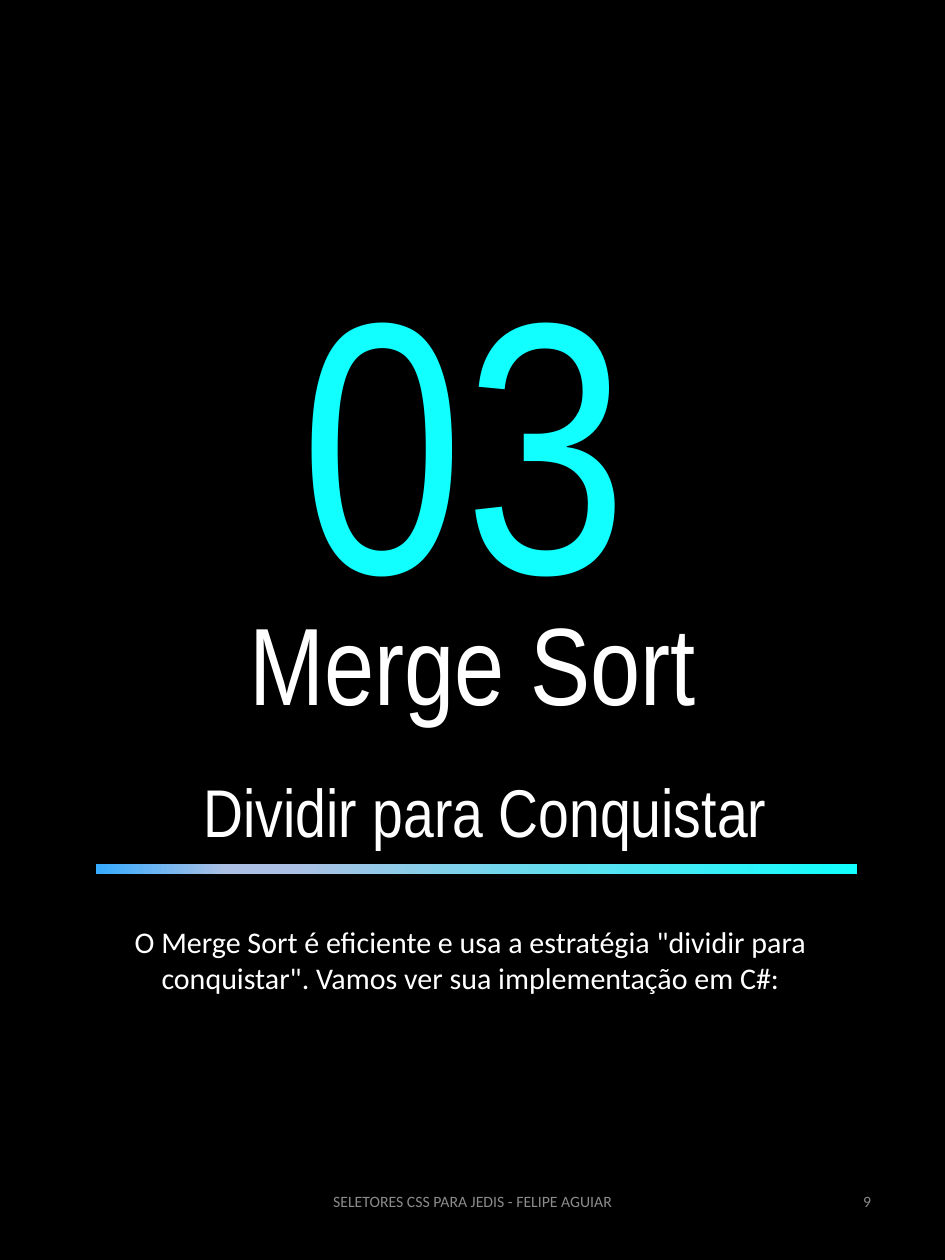
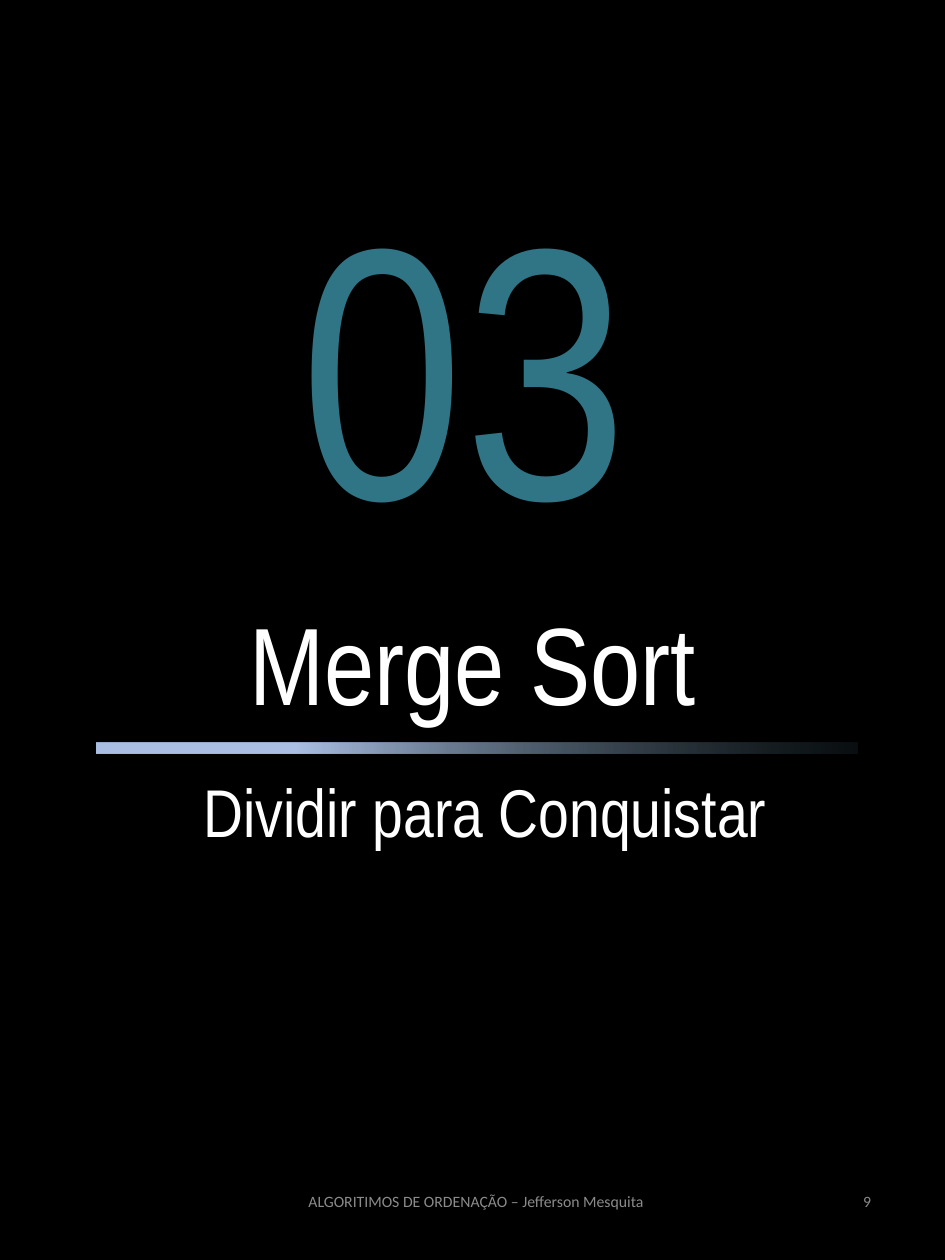
Before and after one commit to jsmesquita/prompts-recipe-to-create-a-ebook, a slide deck: slide 9 of output/ebook - template.pptx. Drawn at 945x1260 pixels with LibreOffice and Linux fonts; fonts in the diff are those of the drawing. Boxes give left, top, right and bottom in pixels: in the first picture for what was removed or moved away, otherwise in the second. Text is boxed around its words. In the diff, an @@ line names an element or a change of style, - is before the commit and + after.

```diff
--- a/output/ebook - template.pptx
+++ b/output/ebook - template.pptx
@@ text "03": place and size @@
-text "03" at [301, 322, 628, 636]
+text "03" at [301, 248, 628, 503]
@@ text "03" at [301, 248, 628, 503]: text colour none to #2F7586, letter outline #11FFFE 0.75 pt to none @@
@@ rectangle: place and size @@
-rectangle at [96, 864, 858, 875]
+rectangle at [96, 742, 858, 753]
@@ rectangle at [96, 742, 858, 753]: fill gradient #11FFFE to #ABC0E4 to #36ABFF to gradient #273C42 to #ABC0E4 @@
@@ text removed at [135, 932, 805, 994] @@
-O Merge Sort é eficiente e usa a estratégia "dividir para conquistar". Vamos ver sua implementação em C#:
@@ text added at [308, 1194, 643, 1210], 12.6 pt, text #8C8C8C @@
+ALGORITIMOS DE ORDENAÇÃO – Jefferson Mesquita
@@ text removed at [333, 1197, 612, 1207] @@
-SELETORES CSS PARA JEDIS - FELIPE AGUIAR
```
Also in this commit, not shown: 4 other slides changed, 7 slides added, 7 slides removed, 3 other files.
